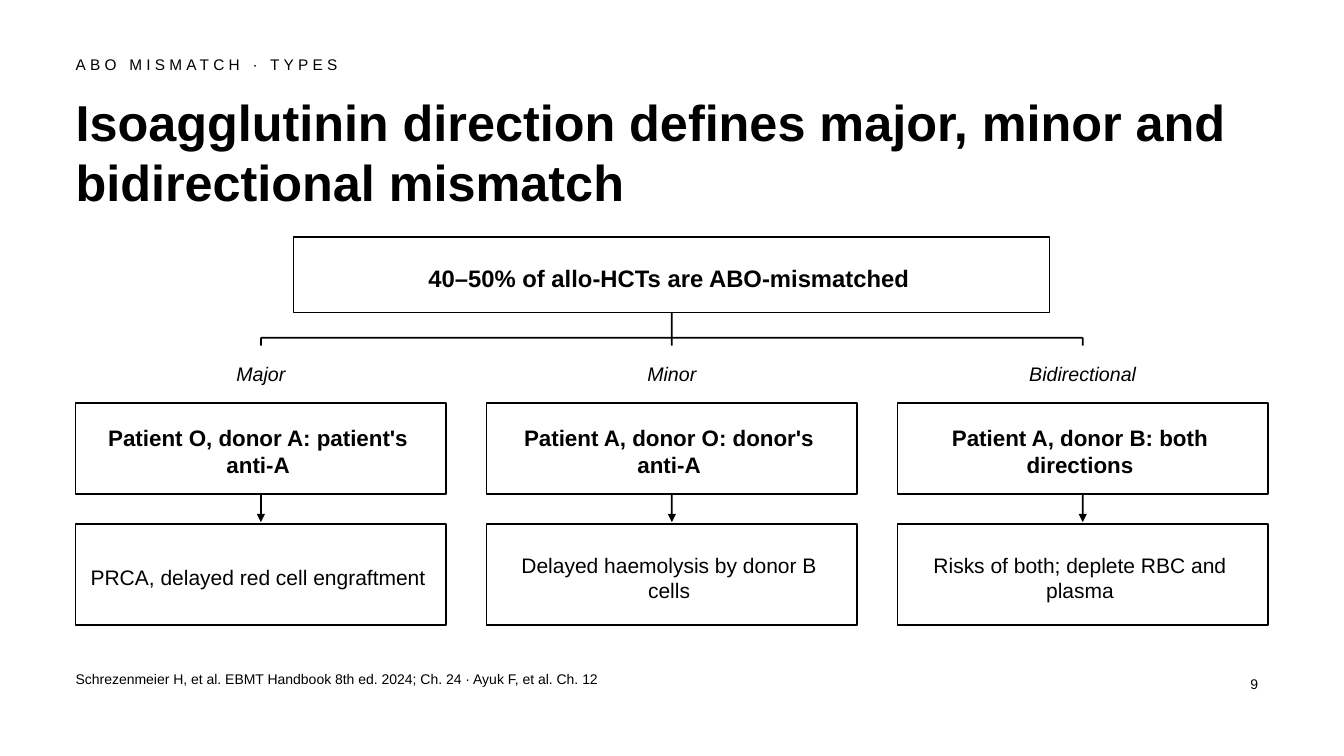
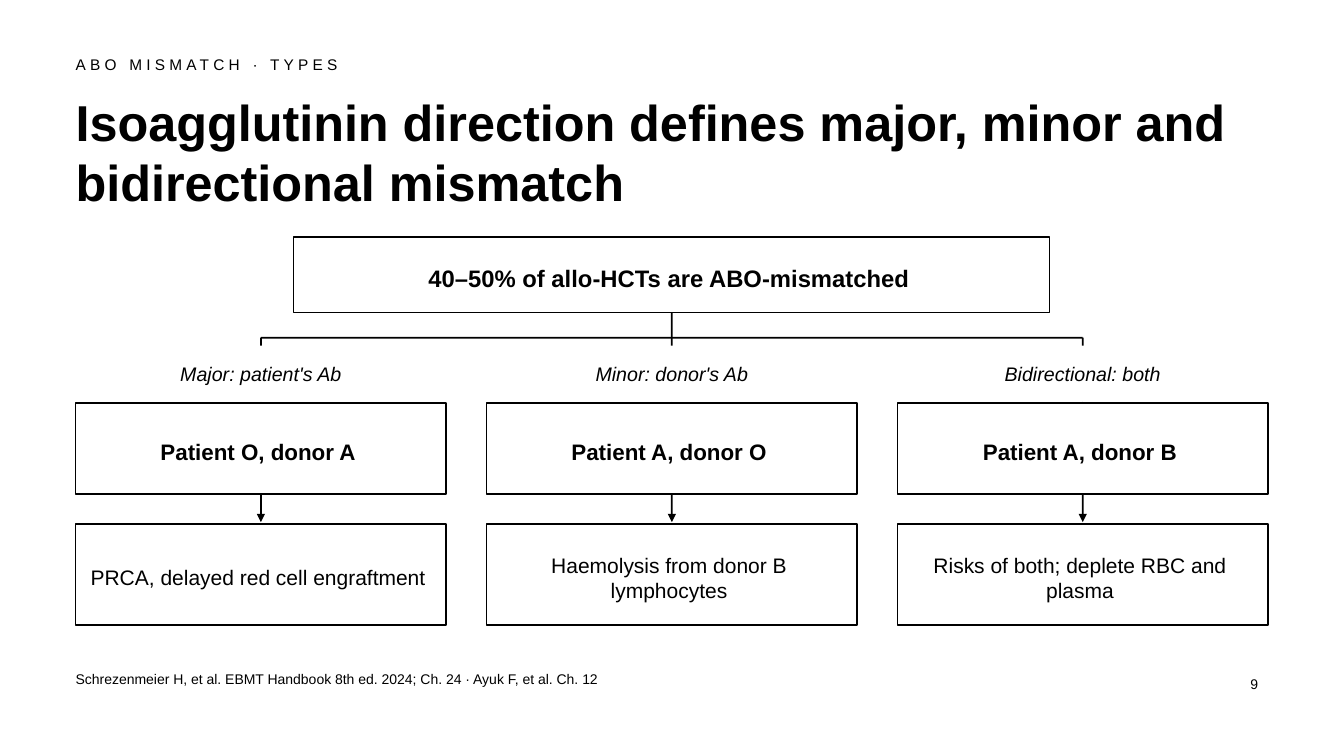
Before and after one commit to htlin222/ebmt-handbook-skill, a slide deck: slide 9 of slides/decks/s06-transfusion-abo.pptx. Drawn at 1344x756 pixels with LibreOffice and Linux fonts; fonts in the diff are those of the drawing. Boxes give left, top, right and bottom in pixels: in the first picture for what was removed or moved away, otherwise in the second. Text is boxed around its words. In the diff, an @@ line names an element or a change of style, - is before the commit and + after.

```diff
--- a/slides/decks/s06-transfusion-abo.pptx
+++ b/slides/decks/s06-transfusion-abo.pptx
@@ text at box(180, 366, 341, 385): text changed @@
-Major
+Major: patient's Ab
@@ text at box(596, 366, 748, 382): text changed @@
-Minor
+Minor: donor's Ab
@@ text at box(1005, 366, 1160, 382): text changed @@
-Bidirectional
+Bidirectional: both
@@ text in rectangle at box(160, 443, 355, 464): text changed @@
-Patient O, donor A: patient's anti-A
+Patient O, donor A
@@ text in rectangle at box(571, 443, 766, 464): text changed @@
-Patient A, donor O: donor's anti-A
+Patient A, donor O
@@ text in rectangle at box(983, 443, 1177, 464): text changed @@
-Patient A, donor B: both directions
+Patient A, donor B
@@ text in rectangle at box(551, 557, 787, 602): text changed @@
-Delayed haemolysis by donor B cells
+Haemolysis from donor B lymphocytes
```
Also in this commit, not shown: 6 other slides changed, 4 other files.
